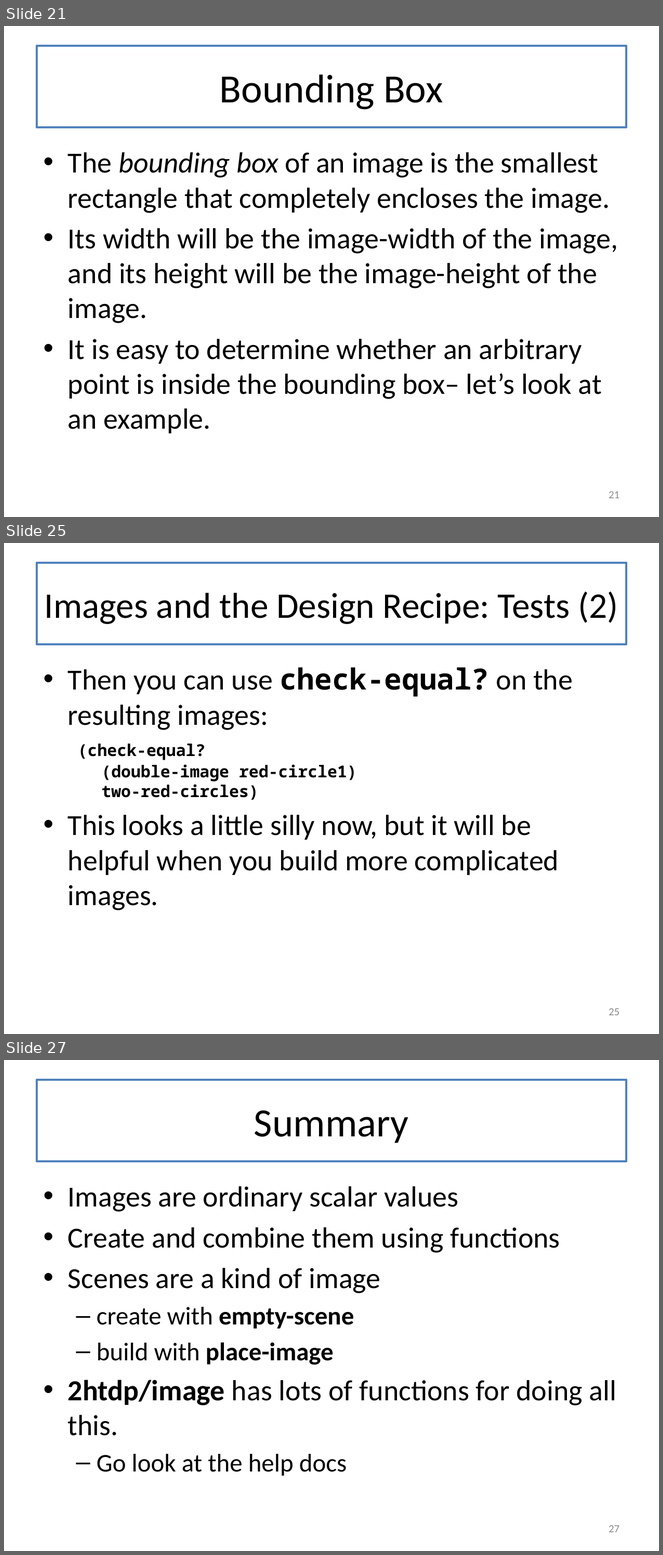
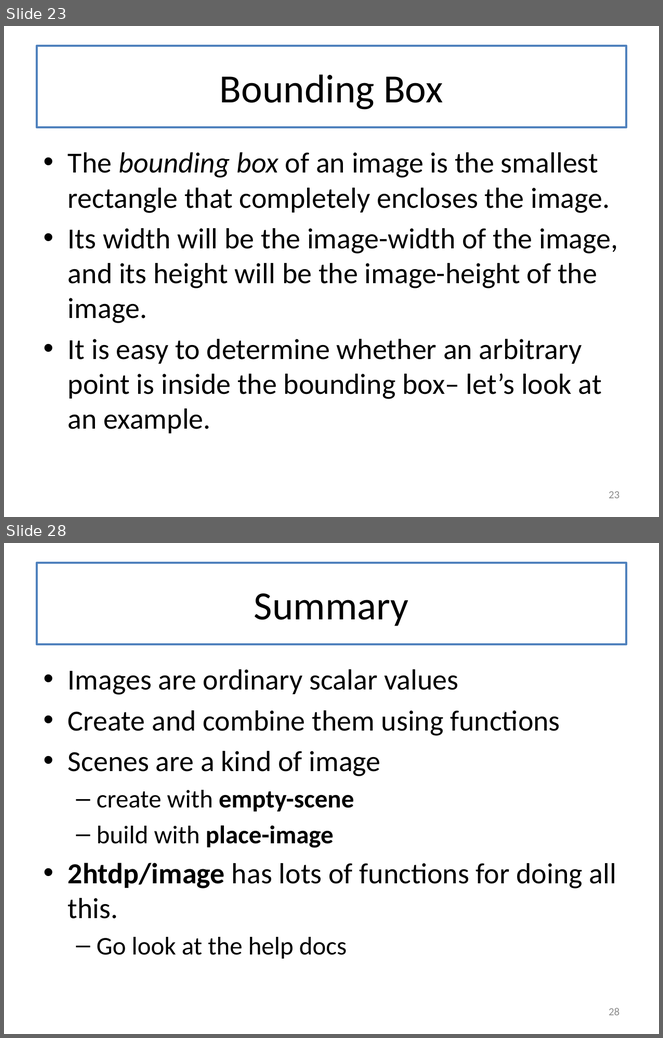
Before and after one commit to mwand/cs5010f17, a slide deck: Slides/Lesson 3.1 Working with images and scenes.pptx. Shown one above the other, each under a label of ours: slides 21, 25 and 27 before the commit, slides 23 and 28 after it; the slides between them are not shown. The pictures are 663x1555 and 663x1038 pixels, drawn with LibreOffice and Linux fonts; fonts in the diff are those of the drawing. Boxes give left, top, right and bottom in pixels: in the first picture for what was removed or moved away, otherwise in the second. Text is boxed around its words. In the diff, an @@ line names an element or a change of style, - is before the commit and + after.

```diff
--- a/Slides/Lesson 3.1 Working with images and scenes.pptx
+++ b/Slides/Lesson 3.1 Working with images and scenes.pptx
@@ slide 25 removed at [4, 543, 659, 1034], background #FFFFFF @@
@@ title removed at [37, 563, 626, 644] @@
-Images and the Design Recipe: Tests (2)
@@ text removed at [68, 667, 573, 911] @@
-• Then you can use check-equal? on the resulting images:
-  (check-equal?
-  (double-image red-circle1)
-  two-red-circles)
-• This looks a little silly now, but it will be helpful when you build more complicated images.
@@ page number removed at [609, 1008, 620, 1016] @@
-25
@@ what was slide 21 is now slide 23 @@
@@ page number at [609, 491, 620, 499]: text changed @@
-21
+23
@@ what was slide 27 is now slide 28 @@
@@ page number at [609, 1008, 620, 1016]: text changed @@
-27
+28
```
Also in this commit, not shown: 10 slides changed, 2 slides added, 21 other files.
